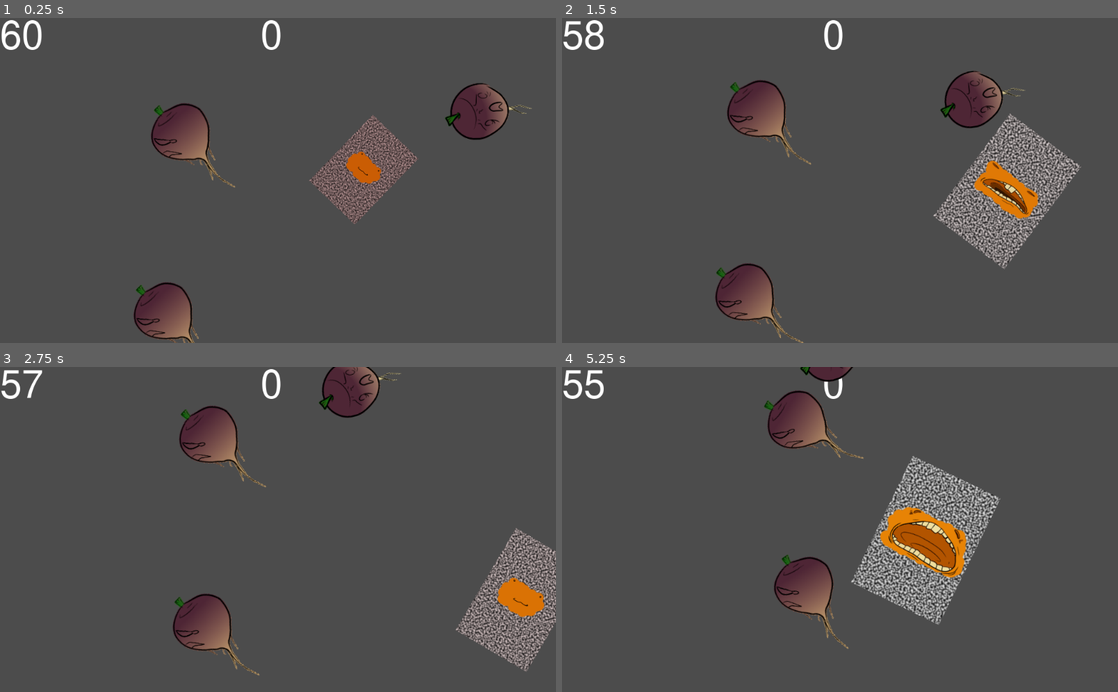
Above: before the commit, frames 1-4 (two rows, left to right).
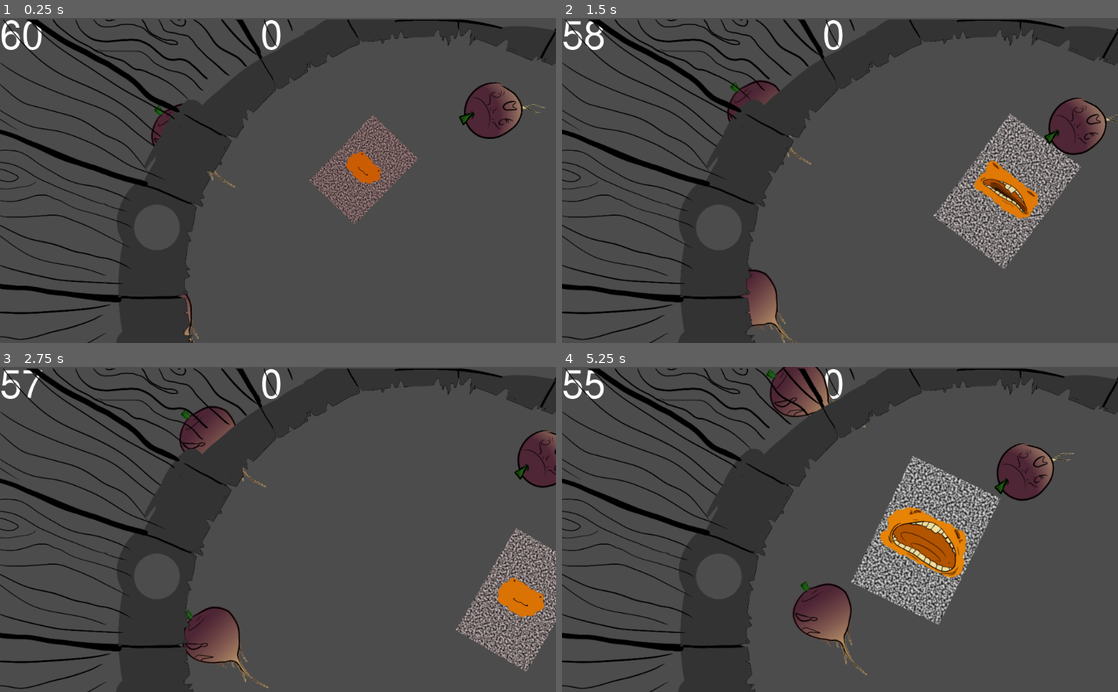
Above: after the commit, the same moments.

Repository: Nopey/carnival
Game: Godot game, scene res://Claw/Game.tscn
Two runs of this game, one before a commit and one after it. Both use one fixed random seed, a clock stepped at 60 frames per second and the inputs below.
Inputs:
- Up to frame 1 (0.25 s): no input
- Up to frame 2 (1.5 s): tap Enter (ui_accept) at 0.5, 0.77 s; hold Right (ui_right) 0.53-1.28 s; hold Down (ui_down) from 1.28 s (still down)
- Up to frame 3 (2.75 s): tap Enter (ui_accept) at 1.52 s; release Down (ui_down) at 2.03 s; hold Right (ui_right) from 2.03 s (still down)
- Up to frame 4 (5.25 s): release Right (ui_right) at 2.78 s; hold Up (ui_up) 2.78-3.53 s; tap Enter (ui_accept) at 3.02, 3.77, 4.52 s; hold Left (ui_left) 3.53-5.03 s; hold Down (ui_down) from 5.03 s (still down)

The runs differ from the first frame. In frame 1, 18% of the frame differs, in the area x 0-100%, y 0-100%; in frame 2, 20%; in frame 3, 20%; in frame 4, 22%.

Commit message:
Add bucket sprite, make bucket bump better,

Diff:
--- a/Claw/Bucket.gd
+++ b/Claw/Bucket.gd
@@ -10,7 +10,7 @@
 #func _ready():
 #	pass # Replace with function body.
 
-export var target: Vector2 = Vector2(400, 400)
+export var target: Vector2 = Vector2(600, 400)
 
 # Called every frame. 'delta' is the elapsed time since the previous frame.
 func _process(delta):
@@ -22,3 +22,5 @@
 		var tangent = normal.tangent()
 		if turnip.flee_path.dot(normal) < 0:
 			turnip.flee_path = turnip.flee_path.reflect(tangent)
+		else:
+			turnip.flee_path = lerp(turnip.flee_path, normal, pow(0.5, delta))
--- a/Claw/Bucket.tscn
+++ b/Claw/Bucket.tscn
@@ -1,12 +1,16 @@
-[gd_scene load_steps=2 format=2]
+[gd_scene load_steps=3 format=2]
 
 [ext_resource path="res://Claw/Bucket.gd" type="Script" id=1]
+[ext_resource path="res://Claw/bucket.png" type="Texture" id=2]
 
 [node name="Bucket" type="Area2D"]
 script = ExtResource( 1 )
 
 [node name="CollisionPolygon2D" type="CollisionPolygon2D" parent="."]
-position = Vector2( 135, 236 )
+position = Vector2( -525, -152 )
 scale = Vector2( 0.90554, 0.905844 )
 build_mode = 1
-polygon = PoolVector2Array( 577.556, 417.29, 136.935, 362.093, -29.8165, 209.749, 1.10432, -70.6523, 281.6, -234.036, 756.455, -208.645, 962.962, -11.0394, 1144.07, 2021.32, 4178.72, -1158.04, -546.635, -793.735, -500.254, 1257.39, 419.639, 1951.77, 1319.66, 1091.8, 1981.14, -234.036, 974.005, 104.875, 906.642, 334.495 )
+polygon = PoolVector2Array( 425.161, 717.563, 90.5537, 505.606, -37.5466, 283.713, 1.10432, -70.6523, 297.06, -384.172, 791.793, -323.455, 1053.52, 4.57764e-05, 1144.07, 2021.32, 4178.72, -1158.04, -1360.51, -1528.96, -1934.76, 1713.32, 419.639, 1951.77, 1509.6, 1457.2, 1981.14, -234.036, 1075.6, 161.176, 953.023, 478.007, 791.793, 655.742 )
+
+[node name="Sprite" type="Sprite" parent="."]
+texture = ExtResource( 2 )
--- a/Claw/Game.tscn
+++ b/Claw/Game.tscn
@@ -43,3 +43,5 @@
 turnip_arts = [ "res://Claw/turnip_inanimate1.png", "res://Claw/turnip_inanimate2.png" ]
 
 [node name="Bucket" parent="." instance=ExtResource( 4 )]
+position = Vector2( 856, 489 )
+scale = Vector2( 0.9, 0.9 )
--- a/Claw/Player.gd
+++ b/Claw/Player.gd
@@ -175,8 +175,8 @@
 	gotcha = turnip
 	turnip.get_parent().remove_child(turnip)
 	add_child(turnip)
+	turnip.flee_rate = 0
 	turnip.set_owner(self)
-	turnip.flee_rate = 0
 	# TODO: move turnip towards center of mouth? or just use a small hitbox..
 	turnip.global_transform = turnip_transform
 
--- a/Claw/Turnip.gd
+++ b/Claw/Turnip.gd
@@ -9,7 +9,7 @@
 
 const NOMINAL_FLEE_RATE = 40.0
 
-export var target: Vector2 = Vector2(400, 400)
+export var target: Vector2 = Vector2(600, 400)
 export var max_dist: float = 500  # ugly fallback for bucket failure
 
 # Called when the node enters the scene tree for the first time.
Binary file added: Claw/bucket.png
Not shown, added: Claw/bucket.png.import
Not shown, changed: export_presets.cfg
